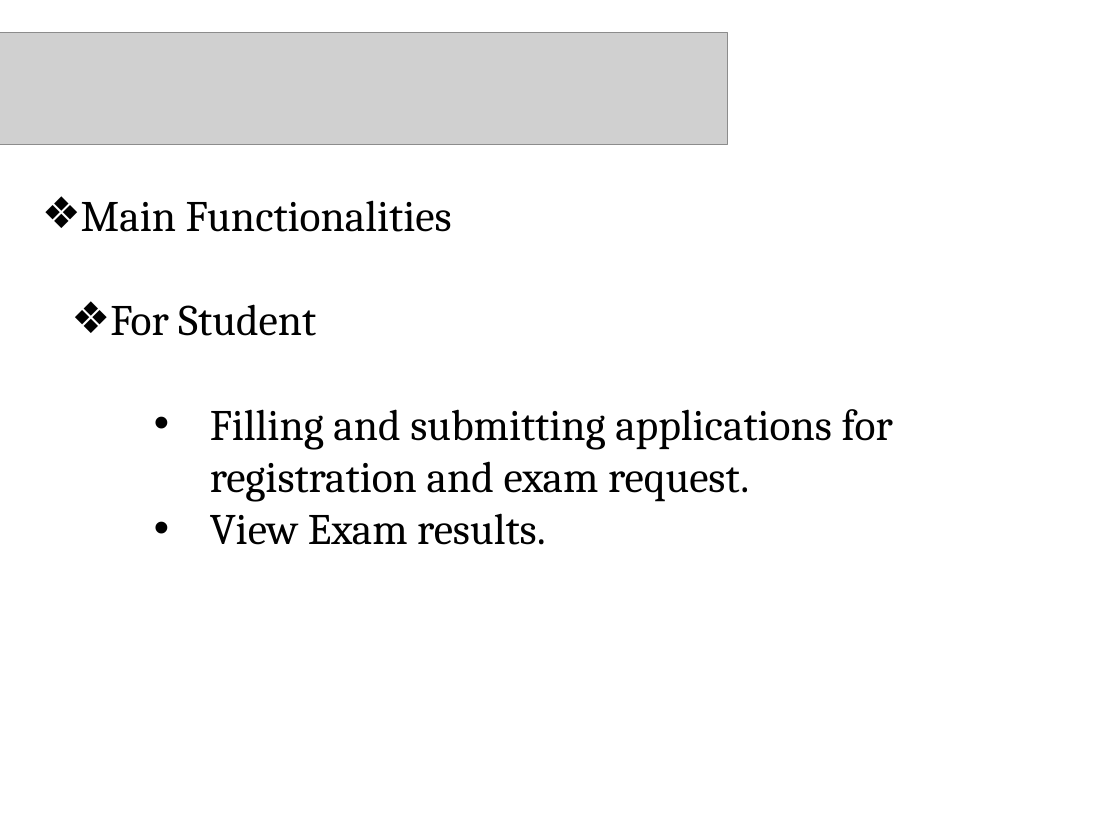
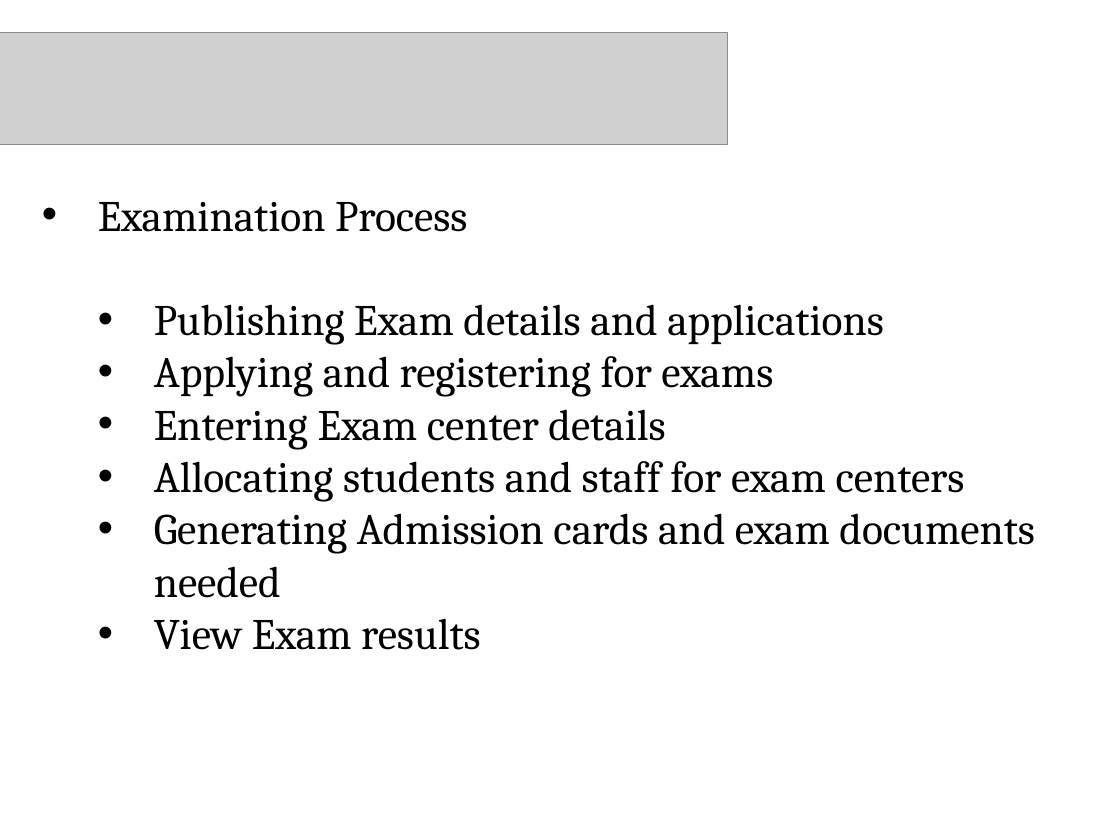
Before and after one commit to charitha09/BIT-Information-Management-System, a slide deck: slide 14 of Documents/Group14.ppt (slide 16 before the commit). Drawn at 1120x840 pixels with LibreOffice and Linux fonts; fonts in the diff are those of the drawing; grey boxes stand for pictures; background and template pictures are left out. Boxes give left, top, right and bottom in pixels: in the first picture for what was removed or moved away, otherwise in the second. Text is boxed around its words. In the diff, an @@ line names an element or a change of style, - is before the commit and + after.

```diff
--- a/Documents/Group14.ppt
+++ b/Documents/Group14.ppt
@@ text at [98,202,1035,650]: text changed @@
-❖ Main Functionalities
-  ❖ For Student
-    • Filling and submitting applications for registration and exam request.
-    • View Exam results.
+• Examination Process
+  • Publishing Exam details and applications
+  • Applying and registering for exams
+  • Entering Exam center details
+  • Allocating students and staff for exam centers
+  • Generating Admission cards and exam documents needed
+  • View Exam results
```
Also in this commit, not shown: 9 other slides changed, 4 slides added, 6 slides removed.
